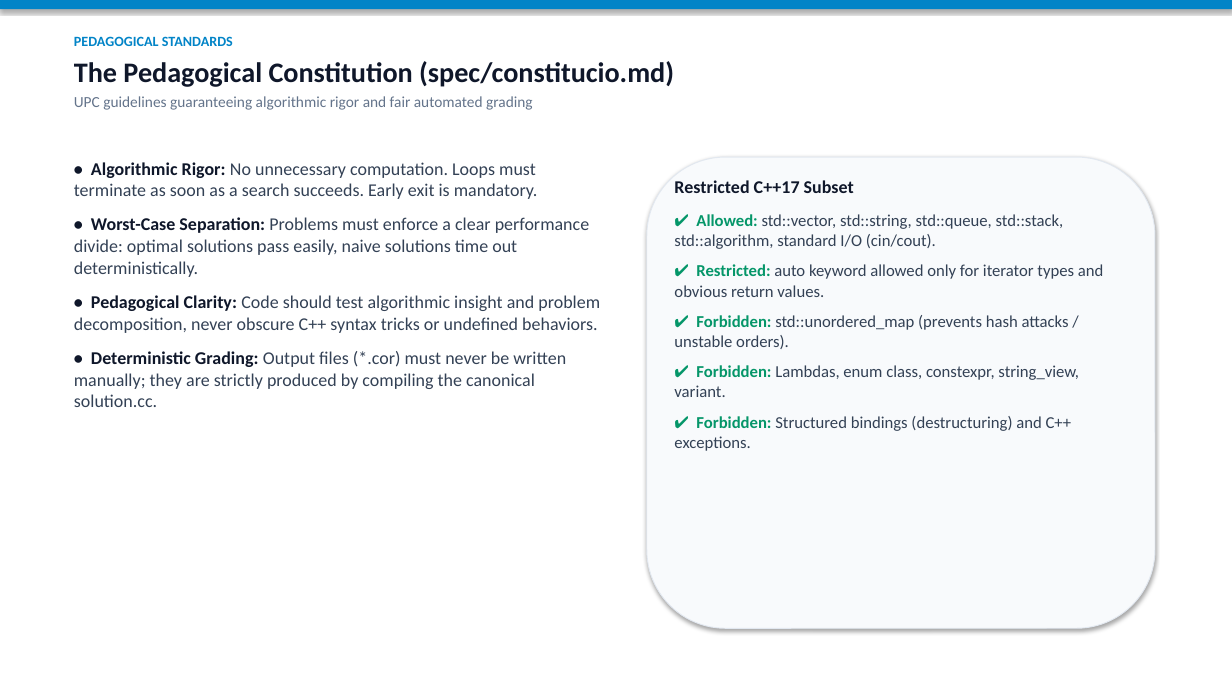
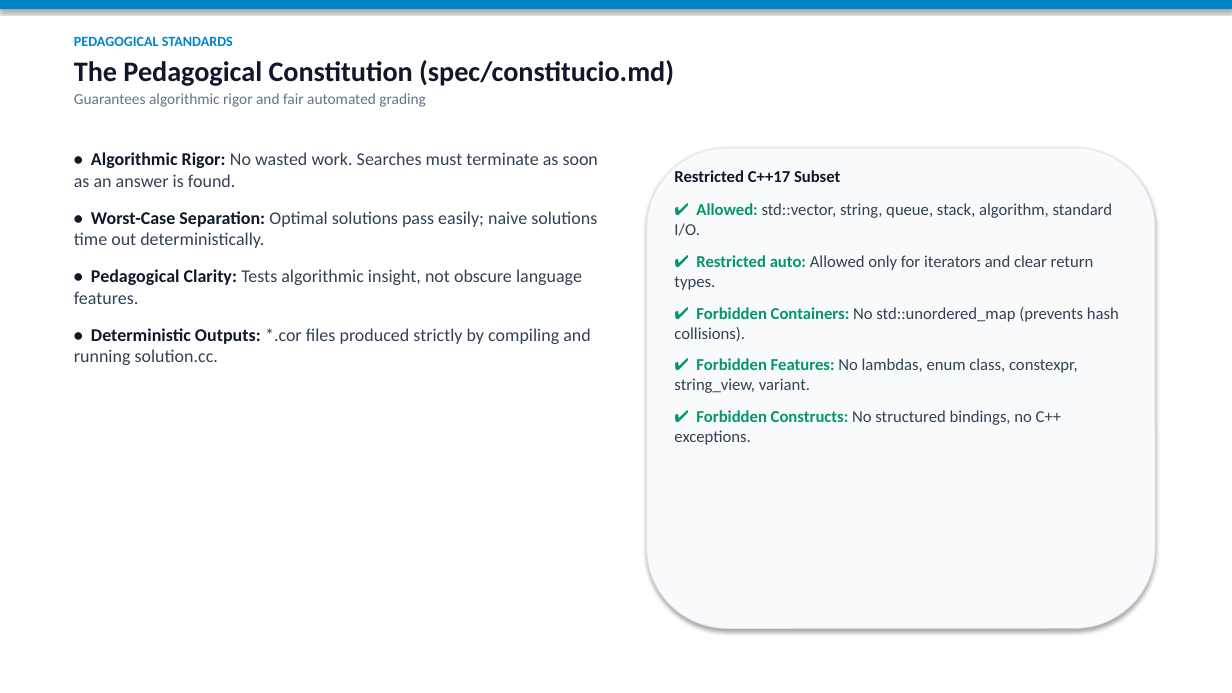
Before and after one commit to SuisSanem000/jutge-private, a slide deck: slide 5 of work/01-meeting-presentation-and-demo-20261112/meeting-summary-presentation.pptx. Drawn at 1232x693 pixels with LibreOffice and Linux fonts; fonts in the diff are those of the drawing. Boxes give left, top, right and bottom in pixels: in the first picture for what was removed or moved away, otherwise in the second. Text is boxed around its words. In the diff, an @@ line names an element or a change of style, - is before the commit and + after.

```diff
--- a/work/01-meeting-presentation-and-demo-20261112/meeting-summary-presentation.pptx
+++ b/work/01-meeting-presentation-and-demo-20261112/meeting-summary-presentation.pptx
@@ text at bbox=[74, 93, 426, 107]: text changed @@
-UPC guidelines guaranteeing algorithmic rigor and fair automated grading
+Guarantees algorithmic rigor and fair automated grading
@@ rounded rectangle: place and size @@
-rounded rectangle at bbox=[647, 157, 1155, 628]
+rounded rectangle at bbox=[647, 148, 1155, 628]
@@ text at bbox=[74, 152, 598, 365]: text changed @@
-• Algorithmic Rigor: No unnecessary computation. Loops must terminate as soon as a search succeeds. Early exit is mandatory.
-• Worst-Case Separation: Problems must enforce a clear performance divide: optimal solutions pass easily, naive solutions time out deterministically.
-• Pedagogical Clarity: Code should test algorithmic insight and problem decomposition, never obscure C++ syntax tricks or undefined behaviors.
-• Deterministic Grading: Output files (*.cor) must never be written manually; they are strictly produced by compiling the canonical solution.cc.
+• Algorithmic Rigor: No wasted work. Searches must terminate as soon as an answer is found.
+• Worst-Case Separation: Optimal solutions pass easily; naive solutions time out deterministically.
+• Pedagogical Clarity: Tests algorithmic insight, not obscure language features.
+• Deterministic Outputs: *.cor files produced strictly by compiling and running solution.cc.
@@ text at bbox=[674, 170, 840, 182]: size 14 to 13 pt in "Restricted C++17 Subset" @@
@@ text "Restricted C++17 Subset": place and size @@
-text "Restricted C++17 Subset" at bbox=[674, 180, 1103, 451]
+text "Restricted C++17 Subset" at bbox=[674, 170, 1119, 445]
@@ text at bbox=[674, 203, 1119, 445]: text changed @@
-✔ Allowed: std::vector, std::string, std::queue, std::stack, std::algorithm, standard I/O (cin/cout).
-✔ Restricted: auto keyword allowed only for iterator types and obvious return values.
-✔ Forbidden: std::unordered_map (prevents hash attacks / unstable orders).
-✔ Forbidden: Lambdas, enum class, constexpr, string_view, variant.
-✔ Forbidden: Structured bindings (destructuring) and C++ exceptions.
+✔ Allowed: std::vector, string, queue, stack, algorithm, standard I/O.
+✔ Restricted auto: Allowed only for iterators and clear return types.
+✔ Forbidden Containers: No std::unordered_map (prevents hash collisions).
+✔ Forbidden Features: No lambdas, enum class, constexpr, string_view, variant.
+✔ Forbidden Constructs: No structured bindings, no C++ exceptions.
```
Also in this commit, not shown: 29 other slides changed, 5 other files.
